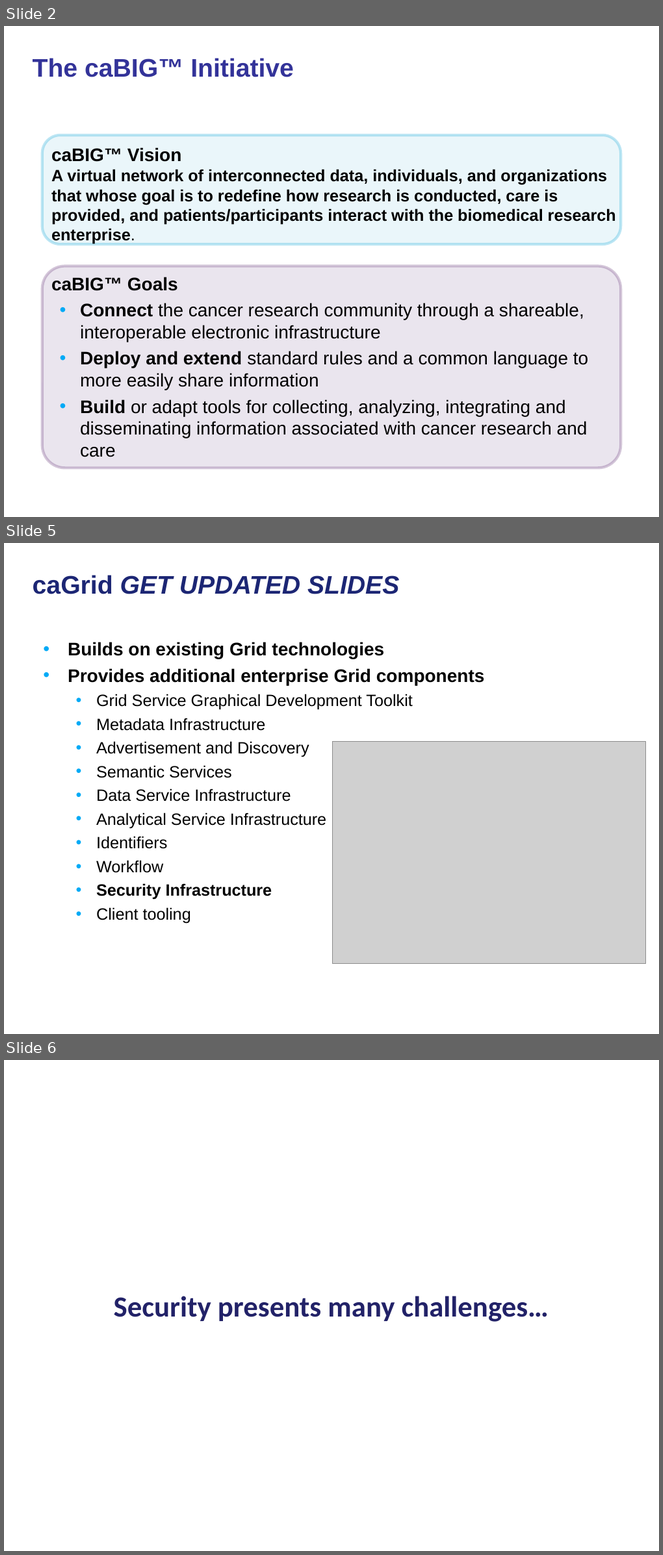
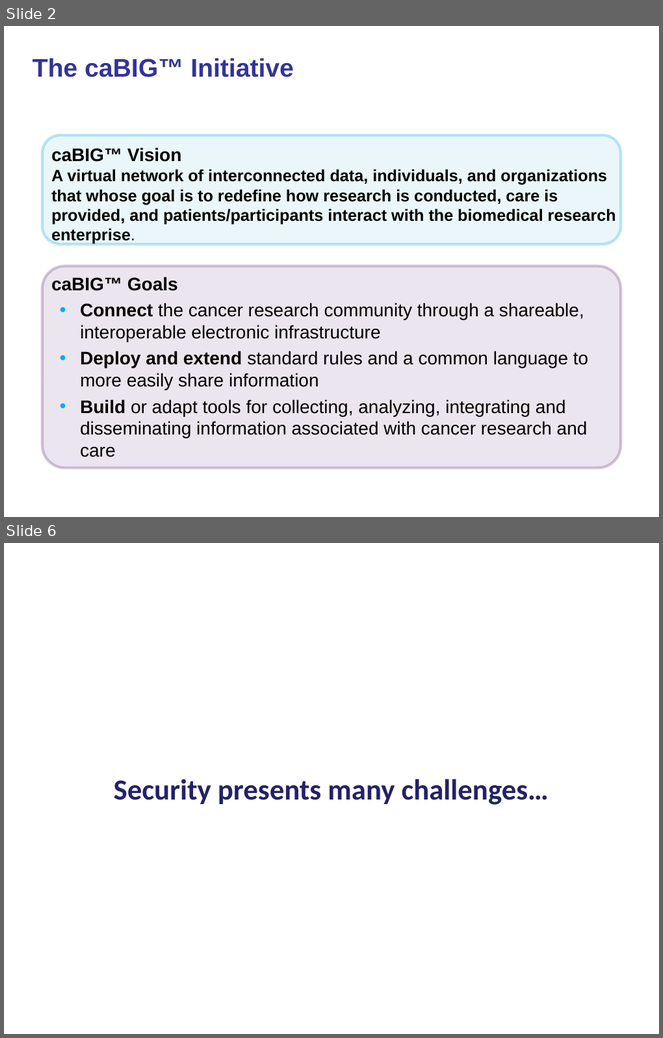
Before and after one commit to NCIP/cagrid-docs, a slide deck: presentations/security/caBIG-security-challenges-healthgrid-2008.ppt. Shown one above the other, each under a label of ours: slides 2, 5 and 6 before the commit, slides 2 and 6 after it; the slides between them are not shown. The pictures are 663x1555 and 663x1038 pixels, drawn with LibreOffice and Linux fonts; fonts in the diff are those of the drawing; grey boxes stand for pictures; background and template pictures are left out. Boxes give left, top, right and bottom in pixels: in the first picture for what was removed or moved away, otherwise in the second. Text is boxed around its words. In the diff, an @@ line names an element or a change of style, - is before the commit and + after.

```diff
--- a/presentations/security/caBIG-security-challenges-healthgrid-2008.ppt
+++ b/presentations/security/caBIG-security-challenges-healthgrid-2008.ppt
@@ slide 5 removed at [4, 543, 659, 1034], background picture (left out) @@
@@ title removed at [33, 575, 399, 594] @@
-caGrid GET UPDATED SLIDES
@@ text removed at [68, 642, 485, 924] @@
-• Builds on existing Grid technologies
-• Provides additional enterprise Grid components
-  • Grid Service Graphical Development Toolkit
-  • Metadata Infrastructure
-  • Advertisement and Discovery
-  • Semantic Services
-  • Data Service Infrastructure
-  • Analytical Service Infrastructure
-  • Identifiers
-  • Workflow
-  • Security Infrastructure
-  • Client tooling
@@ picture removed at [333, 741, 646, 964] @@
```
Also in this commit, not shown: 4 slides changed, 3 slides added, 3 other slides removed.
